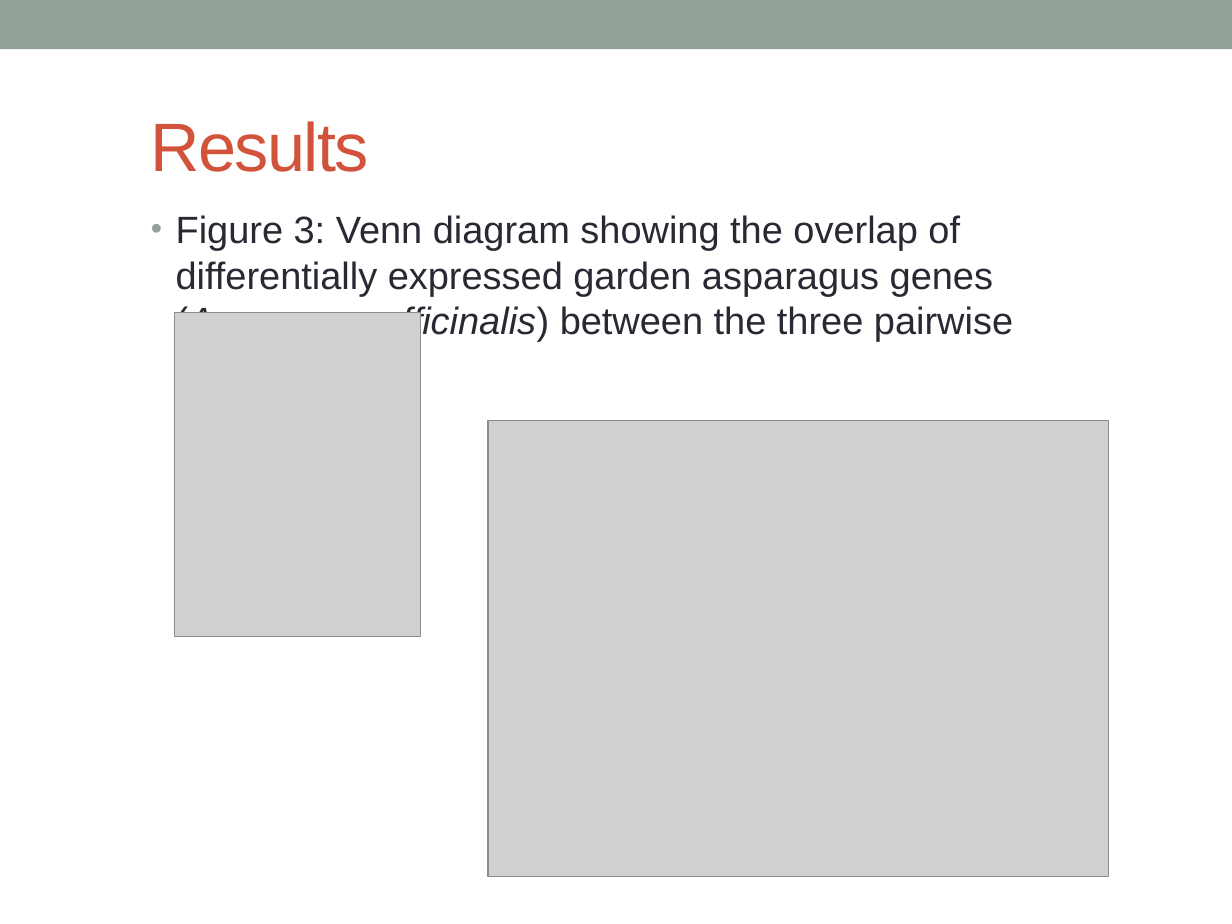
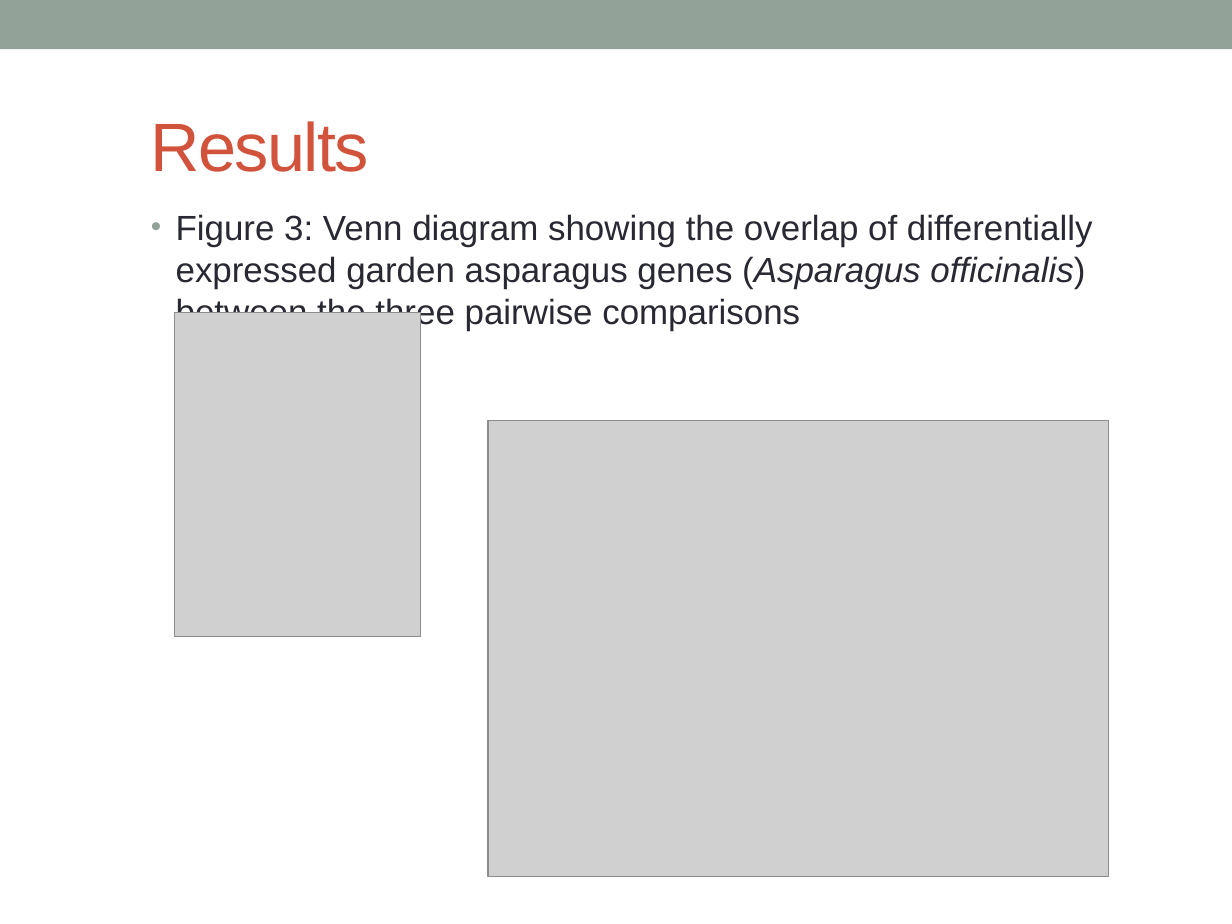
Before and after one commit to katholan/BCB546X-Spring2017_Valerin_final_project, a slide deck: slide 20 of asparagus.pptx (slide 19 before the commit). Drawn at 1232x924 pixels with LibreOffice and Linux fonts; fonts in the diff are those of the drawing; grey boxes stand for pictures. Boxes give left, top, right and bottom in pixels: in the first picture for what was removed or moved away, otherwise in the second. Text is boxed around its words. In the diff, an @@ line names an element or a change of style, - is before the commit and + after.

```diff
--- a/asparagus.pptx
+++ b/asparagus.pptx
@@ text "Figure 3: Venn diagram showing ..." at (176,214,1093,331): size 22.2 to 20.4 pt @@
```
Also in this commit, not shown: 15 other slides changed, 4 slides added, 1 slide removed.
